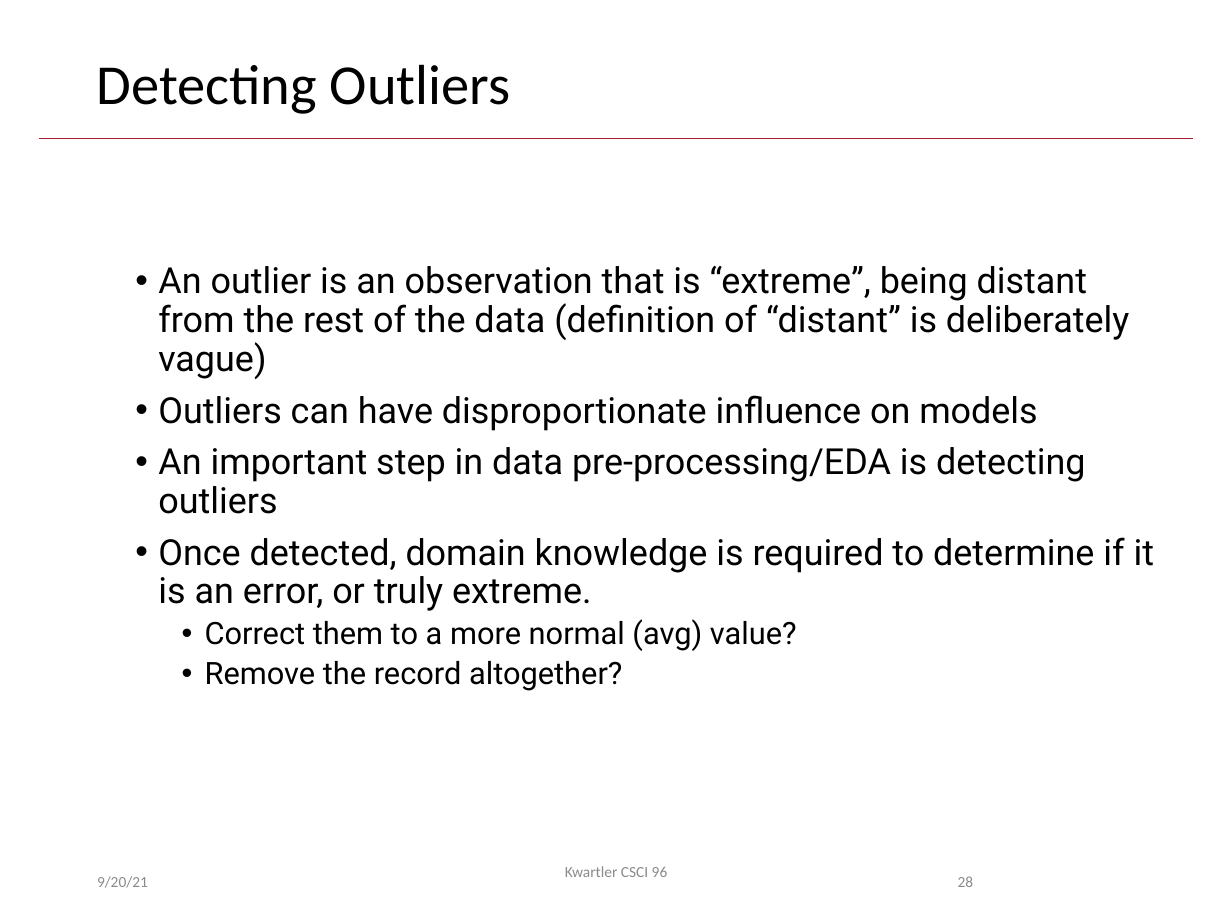
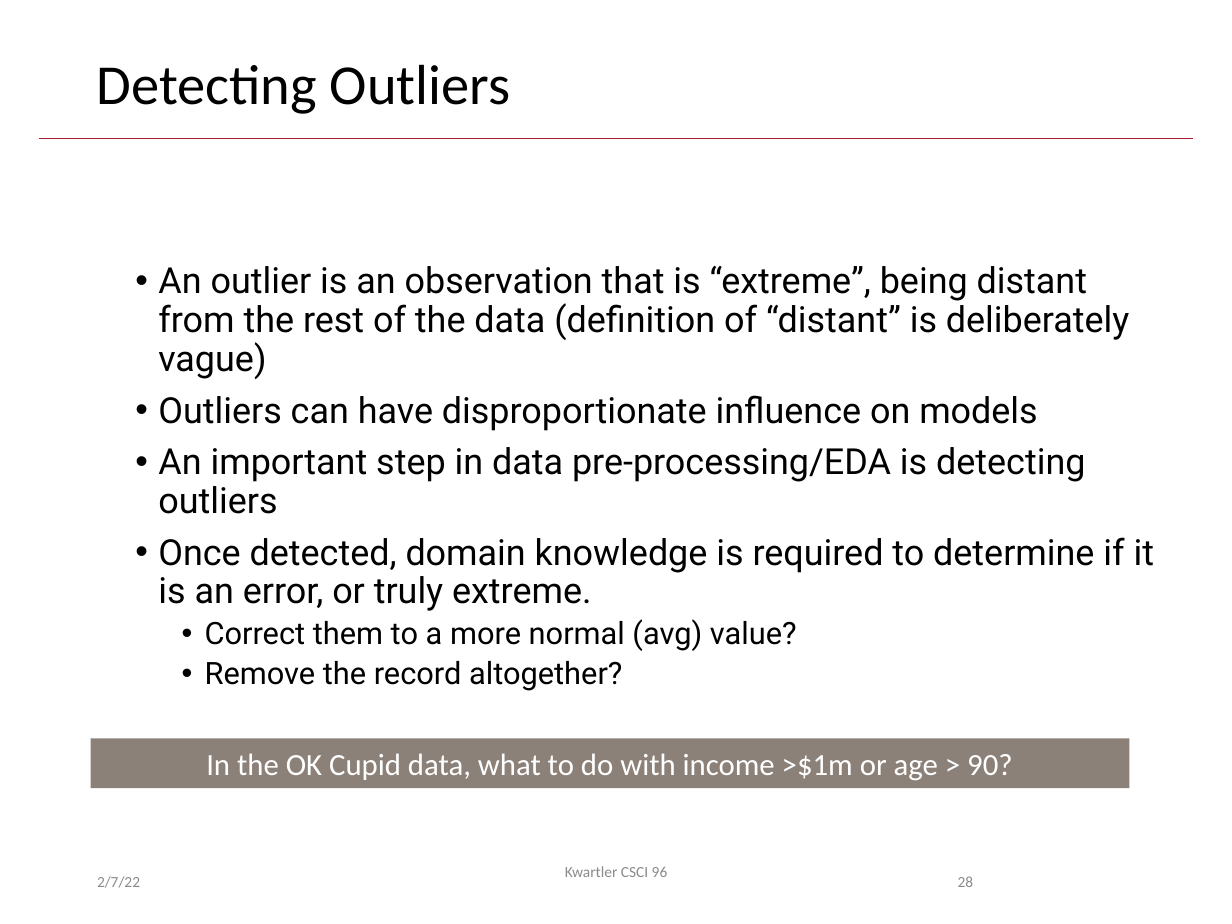
Before and after one commit to kwartler/Harvard_DataMining_Business_Student, a slide deck: slide 28 of Lessons/C_ModelingProcess_DataPrep/DM_Workflow_Preprocessing.pptx. Drawn at 1232x924 pixels with LibreOffice and Linux fonts; fonts in the diff are those of the drawing; background and template pictures are left out. Boxes give left, top, right and bottom in pixels: in the first picture for what was removed or moved away, otherwise in the second. Text is boxed around its words. In the diff, an @@ line names an element or a change of style, - is before the commit and + after.

```diff
--- a/Lessons/C_ModelingProcess_DataPrep/DM_Workflow_Preprocessing.pptx
+++ b/Lessons/C_ModelingProcess_DataPrep/DM_Workflow_Preprocessing.pptx
@@ rectangle added at (91,738,1130,787), fill #8C8179, 18 pt, text #FFFFFF @@
+In the OK Cupid data, what to do with income >$1m or age > 90?
@@ text at (97,876,140,888): text changed @@
-9/20/21
+2/7/22
```
Also in this commit, not shown: 65 other slides changed, 3 slides added, 2 other files.
